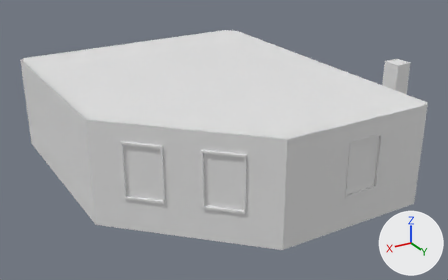
Before and after pictures for a commit that changed the FBX model Assets/Models/Office.fbx.
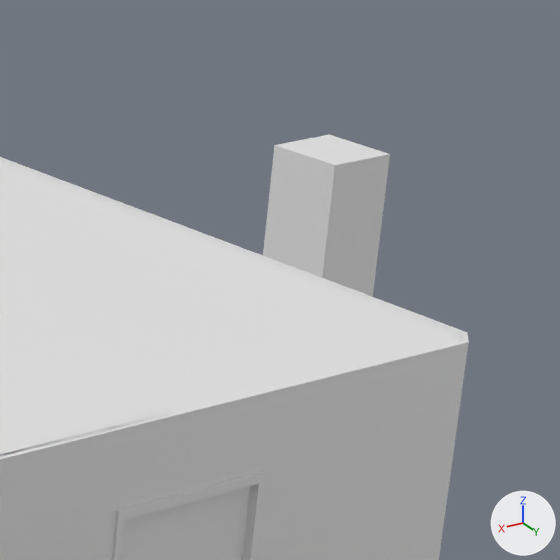
Each version appears first whole from a 50 mm camera at (9.41, 15.38, 8.43) aimed at (-0.17, -0.59, 0.45), and next in a close-up on the part from 72% to 100% of the width and 10% to 55% of the height. The axes (+X, +Y, +Z) are drawn at lower right. The lights are the same throughout. Where no turn or scale is listed for an object, it has been applied to the vertices.

In view in the first close-up: 'Plane.002', 'Window.002', 'ceiling', 'dude', 'walls'.
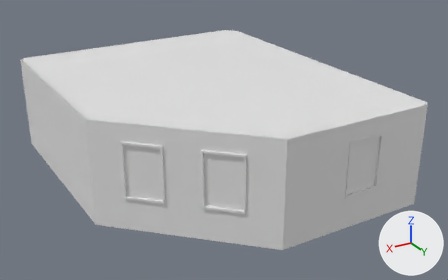
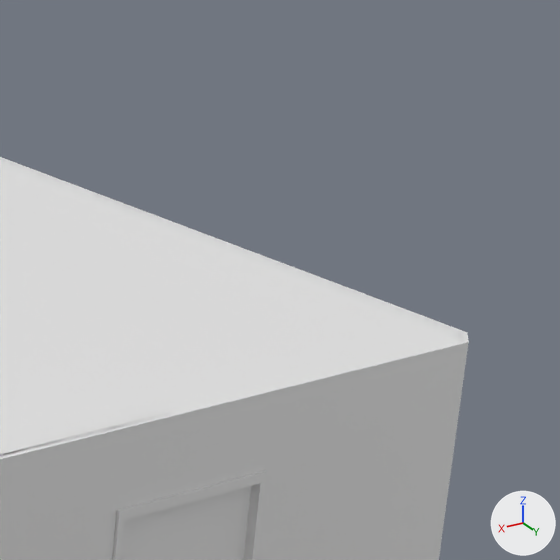
Edits to the bpy script that builds the scene:
```text
Change ob_dude:
    ob_dude.location: (-8.613, -1.406, 1.006) -> (-2.089, 1.973, 1.006)
```

Pixel boxes (x1, y1, x2, y2) of what changed, in the close-ups (560 x 560 px):
'dude', moved (not visible afterwards)
    before: (263, 135, 390, 297)
